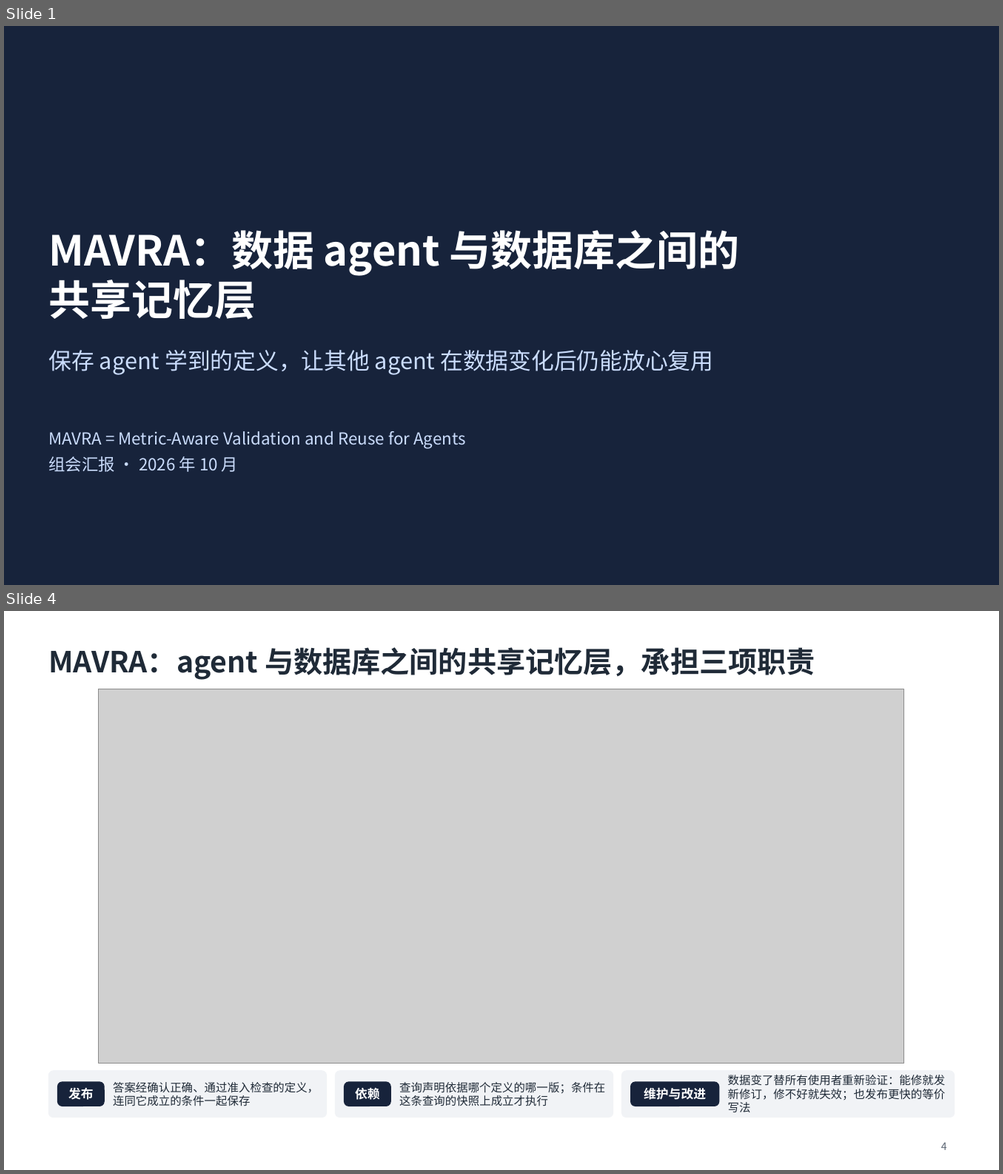
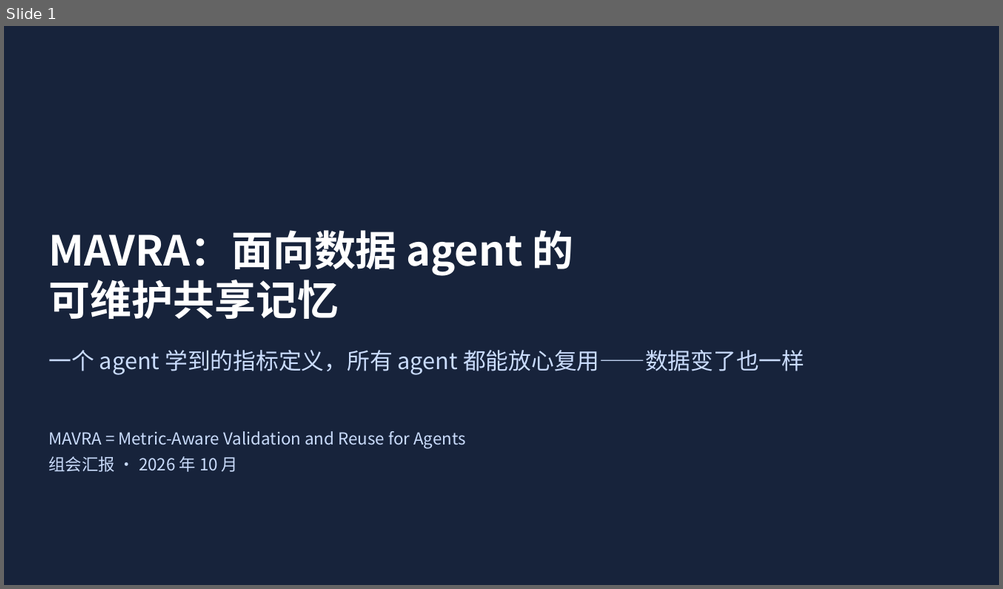
Before and after one commit to mmmttt000045/agent4db-adapter, a slide deck: docs/mavra-system.pptx. Shown one above the other, each under a label of ours: slides 1 and 4 before the commit, slide 1 after it; the slides between them are not shown. The pictures are 1003x1174 and 1003x589 pixels, drawn with LibreOffice and Linux fonts; fonts in the diff are those of the drawing; grey boxes stand for pictures. Boxes give left, top, right and bottom in pixels: in the first picture for what was removed or moved away, otherwise in the second. Text is boxed around its words. In the diff, an @@ line names an element or a change of style, - is before the commit and + after.

```diff
--- a/docs/mavra-system.pptx
+++ b/docs/mavra-system.pptx
@@ slide 4 removed at [4,611,999,1170], background #FFFFFF @@
@@ title removed at [48,647,815,680] @@
-MAVRA：agent 与数据库之间的共享记忆层，承担三项职责
@@ picture removed at [99,689,905,1064] @@
@@ rounded rectangle removed at [48,1071,327,1118] @@
@@ rounded rectangle removed at [336,1071,613,1118] @@
@@ rounded rectangle removed at [622,1071,954,1118] @@
@@ text removed at [728,1075,945,1113] @@
-数据变了替所有使用者重新验证：能修就发新修订，修不好就失效；也发布更快的等价写法
@@ rounded rectangle removed at [58,1082,104,1106] @@
@@ text removed at [68,1088,94,1100] @@
-发布
@@ text removed at [113,1082,318,1107] @@
-答案经确认正确、通过准入检查的定义，连同它成立的条件一起保存
@@ rounded rectangle removed at [344,1082,390,1106] @@
@@ text removed at [355,1088,380,1100] @@
-依赖
@@ text removed at [399,1082,605,1107] @@
-查询声明依据哪个定义的哪一版；条件在这条查询的快照上成立才执行
@@ rounded rectangle removed at [631,1082,719,1106] @@
@@ text removed at [643,1088,706,1100] @@
-维护与改进
@@ page number removed at [941,1143,947,1150] @@
-4
@@ slide 1 changed as well @@
@@ title at [48,230,574,319]: text changed @@
-MAVRA：数据 agent 与数据库之间的
-共享记忆层
+MAVRA：面向数据 agent 的
+可维护共享记忆
@@ text at [48,350,804,375]: text changed @@
-保存 agent 学到的定义，让其他 agent 在数据变化后仍能放心复用
+一个 agent 学到的指标定义，所有 agent 都能放心复用——数据变了也一样
```
Also in this commit, not shown: 4 other slides changed, 3 slides added, 4 other slides removed, 23 other files.
